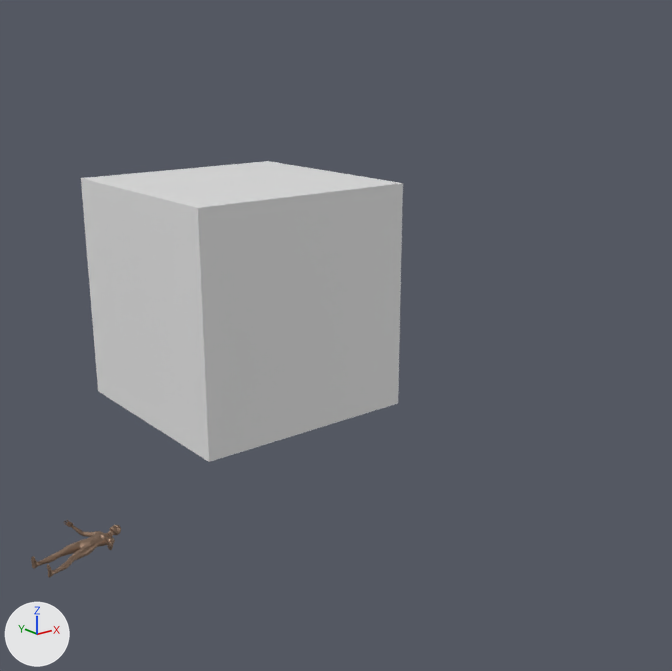
An edit to the glTF model untitled.glb, drawn before and after from the same camera.
One viewpoint serves both versions: a 50 mm lens placed at (-2.39, -6.84, 4.2), pointed at (1.77, -1.64, 2.12). Lighting does not change. The marker at lower left points along +X, +Y and +Z. Where no turn or scale is listed for an object, it has been applied to the vertices.

The first picture shows 'Cube', 'base.objMesh'.
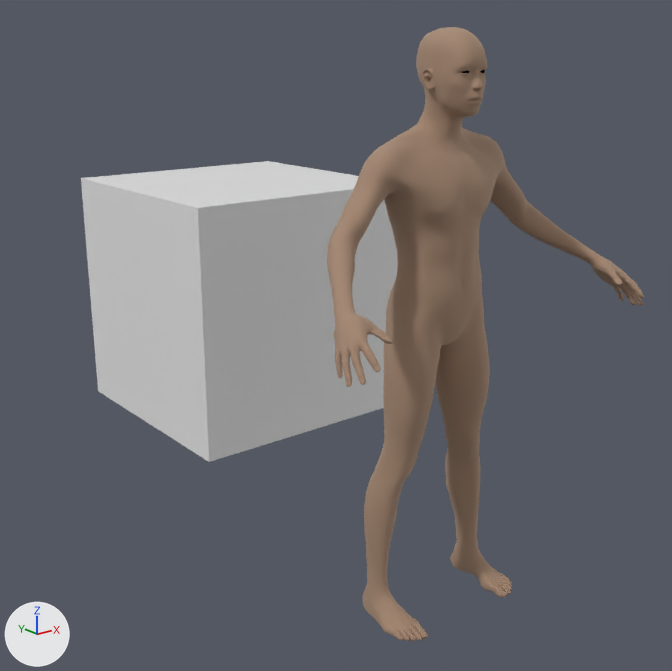
The newer file is also turned or shifted as a whole; pictures and numbers use the older file's frame.

Location of each change, (x1, y1, x2, y2) in pixels of the pictures (672 x 671 px):
'20210314Mesh', added: after (327, 27, 644, 641)
'base.objMesh', deleted: before (31, 520, 121, 578)

Diff of the bpy script that builds the scene:
```diff
--- a/untitled.glb.py
+++ b/untitled.glb.py
@@ mat_20210314_001 @@
+mat_20210314_001 = principled_material('20210314.001')
+mat_20210314_001.base_color = (0.58, 0.434, 0.331)  # beige #c8b09c
+mat_20210314_001.metallic = 1.0
+mat_20210314_001.roughness = 0.902
@@ me_20210314_001 @@
+me_20210314_001.from_pydata(...)  # 13380 vertices, 26756 faces; spans x -1.14..1.14, y -0.74..0.19, z 0.0..3.46
+me_20210314_001.materials.append(mat_20210314_001)  # beige #c8b09c
@@ ob_base_objmesh @@
-ob_base_objmesh = bpy.data.objects.new('base.objMesh', me_base_obj)
-ob_base_objmesh.location = (-0.022, 0.038, -0.01)
@@ ob_20210314mesh @@
+ob_20210314mesh = bpy.data.objects.new('20210314Mesh', me_20210314_001)
+ob_20210314mesh.location = (1.333, -3.063, 0.825)
```
